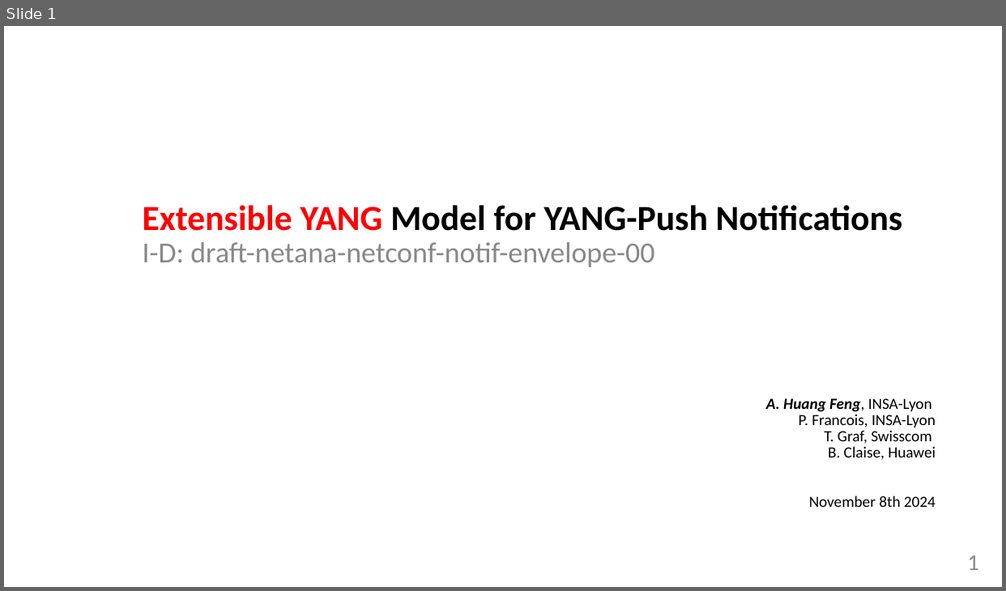
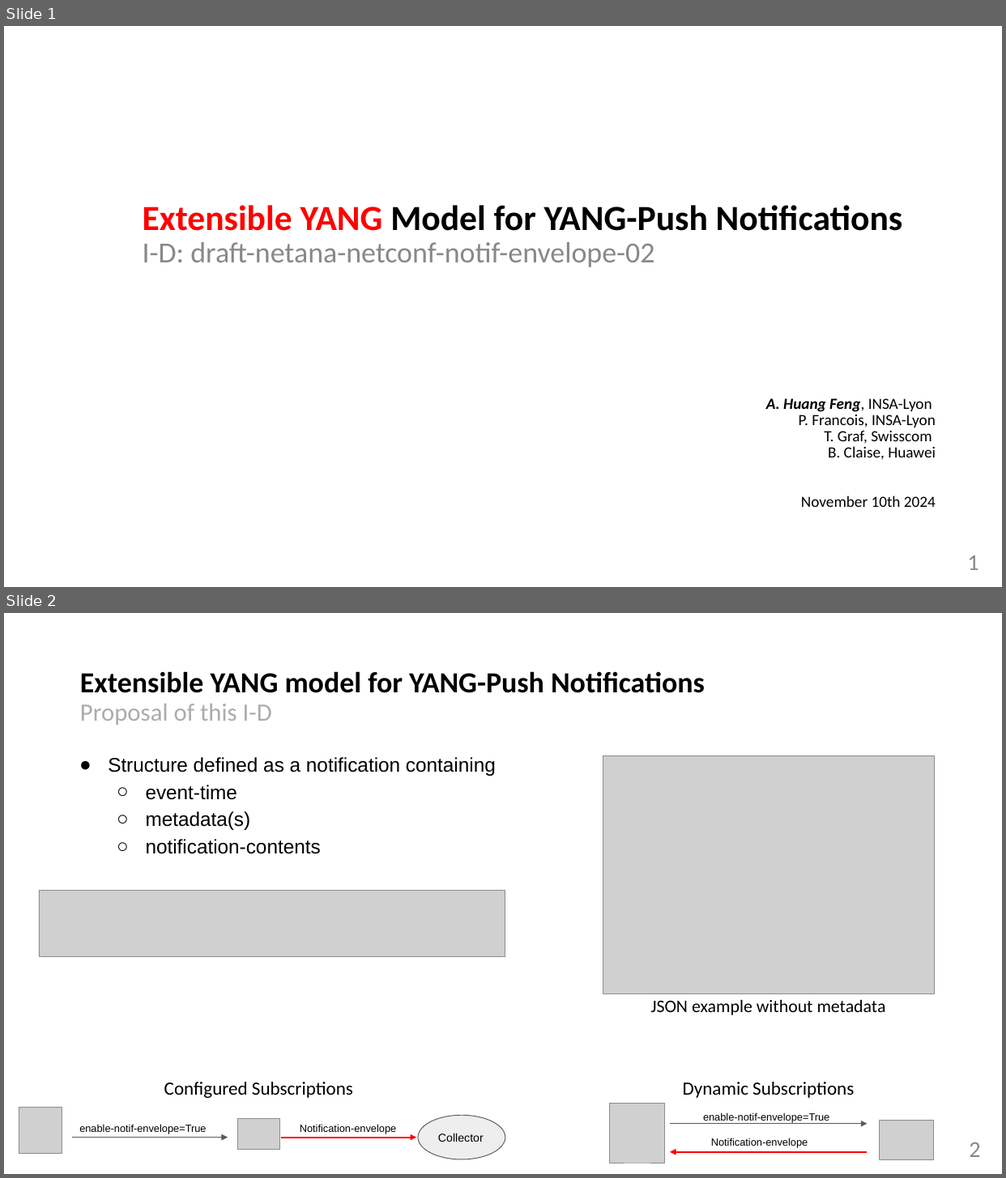
Before and after one commit to network-analytics/ietf-network-analytics-document-status, a slide deck: 122/NETCONF/netconf-nmop-interim-draft-netana-netconf-notif-envelope-02.pptx. Shown one above the other, each under a label of ours: slide 1 before the commit, slides 1 and 2 after it. The pictures are 1006x591 and 1006x1178 pixels, drawn with LibreOffice and Linux fonts; fonts in the diff are those of the drawing; grey boxes stand for pictures. Boxes give left, top, right and bottom in pixels: in the first picture for what was removed or moved away, otherwise in the second. Text is boxed around its words. In the diff, an @@ line names an element or a change of style, - is before the commit and + after.

Commit message:
notif-envelope

```diff
--- a/122/NETCONF/netconf-nmop-interim-draft-netana-netconf-notif-envelope-02.pptx
+++ b/122/NETCONF/netconf-nmop-interim-draft-netana-netconf-notif-envelope-02.pptx
@@ slide 2 added at (4, 613, 1002, 1174), background #FFFFFF @@
@@ title added at (80, 671, 705, 725), 28 pt, text #000000, bold @@
+Extensible YANG model for YANG-Push Notifications
+Proposal of this I-D
@@ text added at (108, 757, 496, 854), 19 pt, text #000000 @@
+● Structure defined as a notification containing
+  ○ event-time
+  ○ metadata(s)
+  ○ notification-contents
@@ picture added at (603, 756, 935, 994) @@
@@ picture added at (39, 891, 505, 956) @@
@@ text added at (651, 1000, 886, 1016), 17 pt, text #000000 @@
+JSON example without metadata
@@ text added at (164, 1082, 353, 1098), 18 pt, text #000000 @@
+Configured Subscriptions
@@ text added at (683, 1082, 854, 1098), 18 pt, text #000000 @@
+Dynamic Subscriptions
@@ picture added at (19, 1107, 62, 1153) @@
@@ picture added at (237, 1119, 280, 1150) @@
@@ ellipse added at (418, 1115, 505, 1160), fill #EEEEEE, outline #595959 0.75 pt, 11 pt, text #000000 @@
+Collector
@@ picture added at (610, 1104, 664, 1163) @@
@@ text added at (703, 1113, 829, 1123), 10 pt, text #000000 @@
+enable-notif-envelope=True
@@ picture added at (880, 1121, 934, 1160) @@
@@ arrow added from (72, 1138) to (228, 1138), #595959 0.75 pt @@
@@ text added at (79, 1124, 206, 1135), 10 pt, text #000000 @@
+enable-notif-envelope=True
@@ arrow added from (282, 1138) to (416, 1138), #FF0000 1.5 pt @@
@@ text added at (300, 1124, 396, 1135), 10 pt, text #000000 @@
+Notification-envelope
@@ arrow added from (671, 1124) to (867, 1124), #595959 0.75 pt @@
@@ text added at (711, 1138, 808, 1148), 10 pt, text #000000 @@
+Notification-envelope
@@ page number added at (969, 1143, 980, 1157), 22 pt, text #888888 @@
+2
@@ arrow added from (867, 1152) to (671, 1152), #FF0000 1.5 pt @@
@@ slide 1 changed as well @@
@@ text at (143, 205, 902, 267): text changed @@
-Extensible YANG Model for YANG-Push Notifications
-I-D: draft-netana-netconf-notif-envelope-00
+Extensible YANG Model for YANG-Push Notifications
+I-D: draft-netana-netconf-notif-envelope-02
@@ text at (801, 496, 936, 507): text changed @@
-November 8th 2024
+November 10th 2024
```
Also in this commit, not shown: 10 other slides changed, 8 other slides added, 1 other file.
